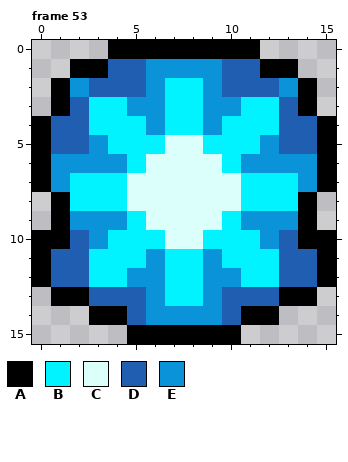
Two states of a pixel-art file, ExternalAssets/Buffs.ase. Above is the file before it was changed.
16x16 pixels, 326 frames. Colours within 5 levels of each other are drawn and written as one. Shown: frame 53.
Visible layers, top first: "Layer 2", "Layer 1".
Palette (. is transparent): A #000000  B #00f3ff  C #dbfffa  D #1f5eb1  E #0a93d8
Pixels before, frame 53, first column x 0:
 0 ....AAAAAAAA....
 1 ..AADDEEEEDDAA..
 2 .AEDDDEBBEDDDEA.
 3 .ADBBEEBBEEBBDA.
 4 ADDBBBEBBEBBBDDA
 5 ADDEBBBCCBBBEDDA
 6 AEEEEBCCCCBEEEEA
 7 AEBBBCCCCCCBBBEA
 8 .ABBBCCCCCCBBBA.
 9 .AEEEBCCCCBEEEA.
10 AADEBBBCCBBBEDAA
11 ADDBBBEBBEBBBDDA
12 ADDBBEEBBEEBBDDA
13 .AADDDEBBEDDDAA.
14 ...AADEEEEDAA...
15 .....AAAAAA.....
The same view after the edit:
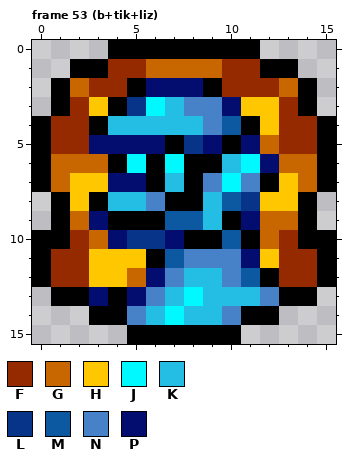
Colours new in this view: F #952a00  G #c86600  H #ffc700  J #00f9ff  K #24bde4  L #073388  M #0c59a2  N #4782c9  P #030d6f
Diff:
Changed rows in their new state; - is an unchanged pixel.
Frame 53 (b+tik+liz), layers "Foreground", "Background":
first column x 1:
 1 ---FFGGGGFF---
 2 -GFFAPPPAFFFG-
 3 -FHALJKNNPHHF-
 4 FFAKKKKKNMAHFF
 5 FFPPPPALPAPGFF
 6 GGGAJAJAAKJPGG
 7 GHHPPAKANJNAHG
 8 -HAKKNAAKMLHH-
 9 -GPAAAMMKAPGG-
10 -FGPLLPAAMAGF-
11 FFHHHAMNNNPHFF
12 FFHHGPNKKNMAFF
13 --PAPNKJKKKN--
14 ----NKJKKN----
Changed places in both pictures, as pixel boxes (x1, y1, x2, y2):
changed: (51, 59, 317, 325)
